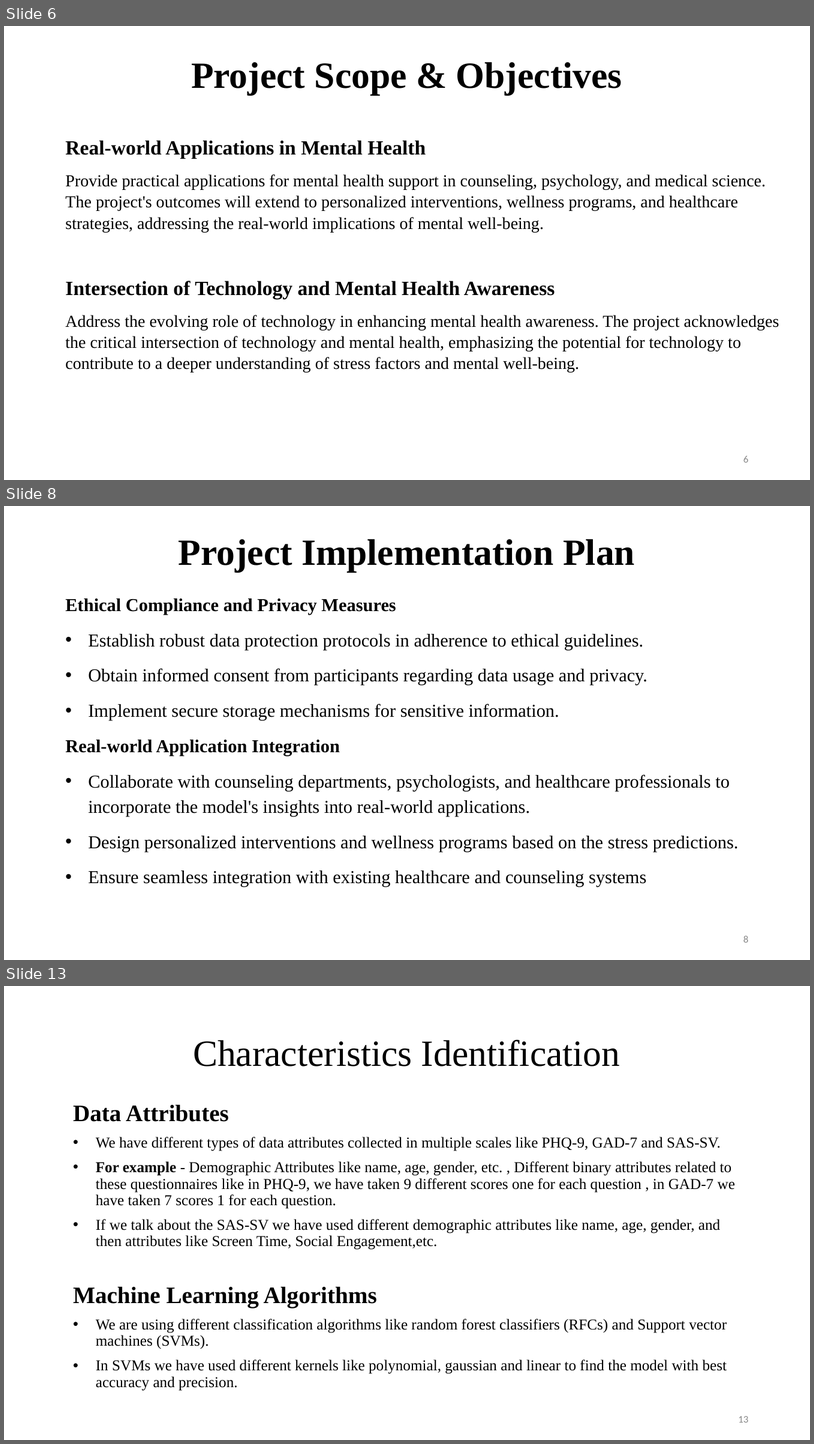
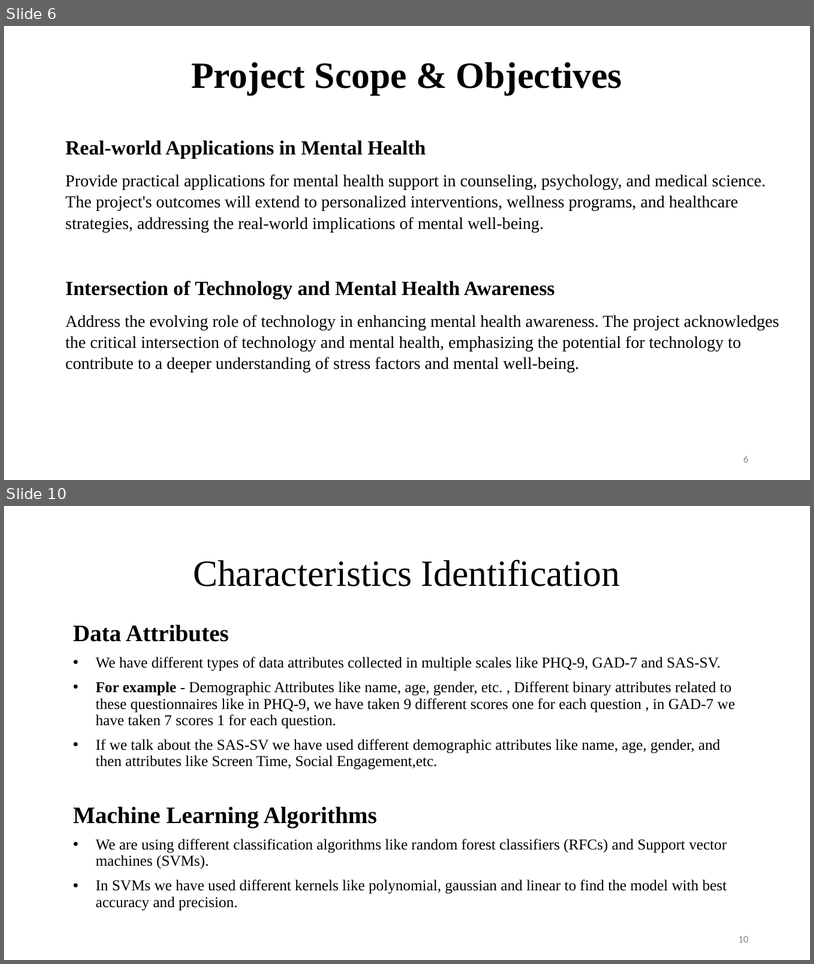
Before and after one commit to Brainskull24/Heal.ai, a slide deck: MP/PPT.pptx. Shown one above the other, each under a label of ours: slides 6, 8 and 13 before the commit, slides 6 and 10 after it; the slides between them are not shown. The pictures are 814x1444 and 814x964 pixels, drawn with LibreOffice and Linux fonts; fonts in the diff are those of the drawing; background and template pictures are left out. Boxes give left, top, right and bottom in pixels: in the first picture for what was removed or moved away, otherwise in the second. Text is boxed around its words. In the diff, an @@ line names an element or a change of style, - is before the commit and + after.

```diff
--- a/MP/PPT.pptx
+++ b/MP/PPT.pptx
@@ slide 8 removed at <box>4,506,810,960</box>, background picture (left out) @@
@@ title removed at <box>179,539,635,571</box> @@
-Project Implementation Plan
@@ text removed at <box>65,598,739,887</box> @@
-Ethical Compliance and Privacy Measures
-• Establish robust data protection protocols in adherence to ethical guidelines.
-• Obtain informed consent from participants regarding data usage and privacy.
-• Implement secure storage mechanisms for sensitive information.
-Real-world Application Integration
-• Collaborate with counseling departments, psychologists, and healthcare professionals to incorporate the model's insights into real-world applications.
-• Design personalized interventions and wellness programs based on the stress predictions.
-• Ensure seamless integration with existing healthcare and counseling systems
@@ page number removed at <box>744,935,749,942</box> @@
-8
@@ what was slide 13 is now slide 10 @@
@@ page number at <box>738,936,749,942</box>: text changed @@
-13
+10
```
Also in this commit, not shown: 5 slides changed, 3 slides added, 4 other slides removed, 3 other files.
